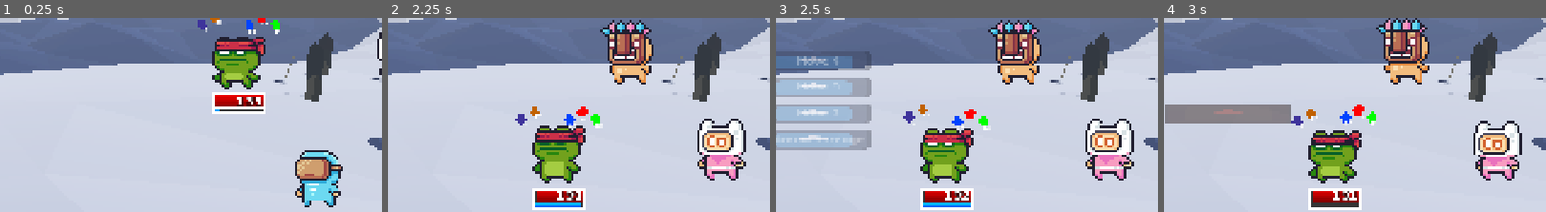
Above: before the commit, frames 1-4 (left to right).
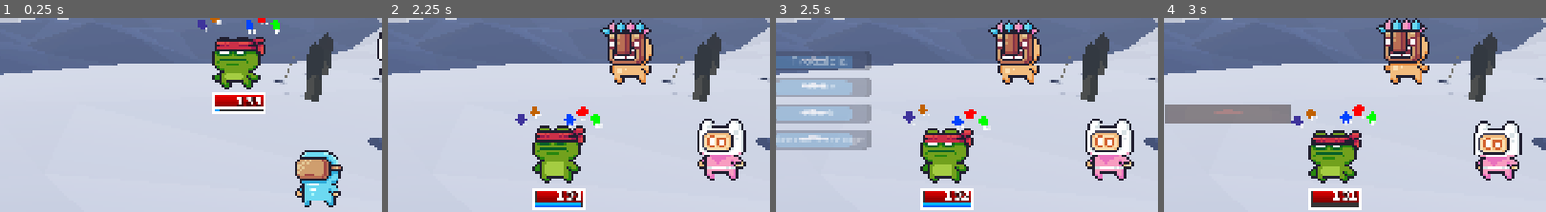
Above: after the commit, the same moments.

Repository: SirBarbecuedWaffle/F.R.O.G-Start
Game: Godot game, scene res://battles/enemy_battle.tscn
Same seed, same stepped clock (60 frames per second), same inputs: the game is played once before the commit and once after it. This scene is started directly instead of the project's main scene. The engine's default icon, where the game draws it, is replaced by a stand-in: a white triangle on a blue panel in a dark square.
Inputs:
- Up to frame 1 (0.25 s): no input
- Up to frame 2 (2.25 s): hold D (right) 0.53-1.28 s; hold S (down) 1.28-2.03 s; hold D (right) from 2.03 s (still down)
- Up to frame 3 (2.5 s): keep holding D (right)
- Up to frame 4 (3 s): release D (right) at 2.75 s; click "Move 2" (after the commit: "Block") at 2.75 s
The pictures show only the part of the screen within x 50-100%, y 19-68%; the shares and areas given below are measured in that part.

Frames 1-2 are identical in both runs. In frame 3, 0.5% of the frame differs, in the area x 4-19%, y 19-51%; in frame 4, nothing differs.

Commit message:
move recognition for party member 1

Diff:
--- a/frog-start/battles/move_handler.gd
+++ b/frog-start/battles/move_handler.gd
@@ -18,6 +18,9 @@
 func _process(delta: float) -> void:
 	if get_parent().getChar()=="frog":
 		move_1_lab.text="Arrow Barrage"
+		move_2_lab.text="Block"
+		move_3_lab.text="Strike"
+		move_4_lab.text="Frogsicle"
 
 func fadeIn()->void:
 	animation_player.play("fadeIn")
--- a/frog-start/battles/party_1.gd
+++ b/frog-start/battles/party_1.gd
@@ -32,9 +32,6 @@
 @onready var atk_down_lab: Label = $arrowHandler/badArrows/atkDownInd/atkDownLab
 @onready var def_down_lab: Label = $arrowHandler/badArrows/defDownInd/defDownLab
 @onready var spd_down_lab: Label = $arrowHandler/badArrows/spdDownInd/spdDownLab
-
-func getChar()->String:
-	return character
 
 func _process(delta: float) -> void:
 	atk_up_ind.visible=atkUp>1
@@ -111,3 +108,6 @@
 	print(move)
 	moveProgress=0
 	turnTime=randi_range(420,650)
+
+func getChar()->String:
+	return character
